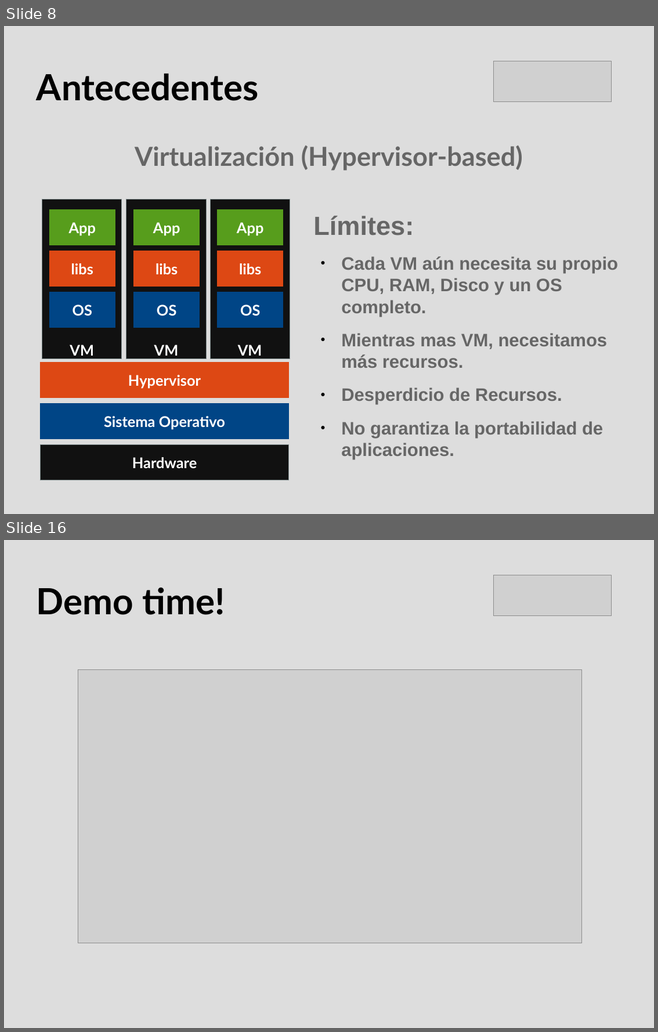
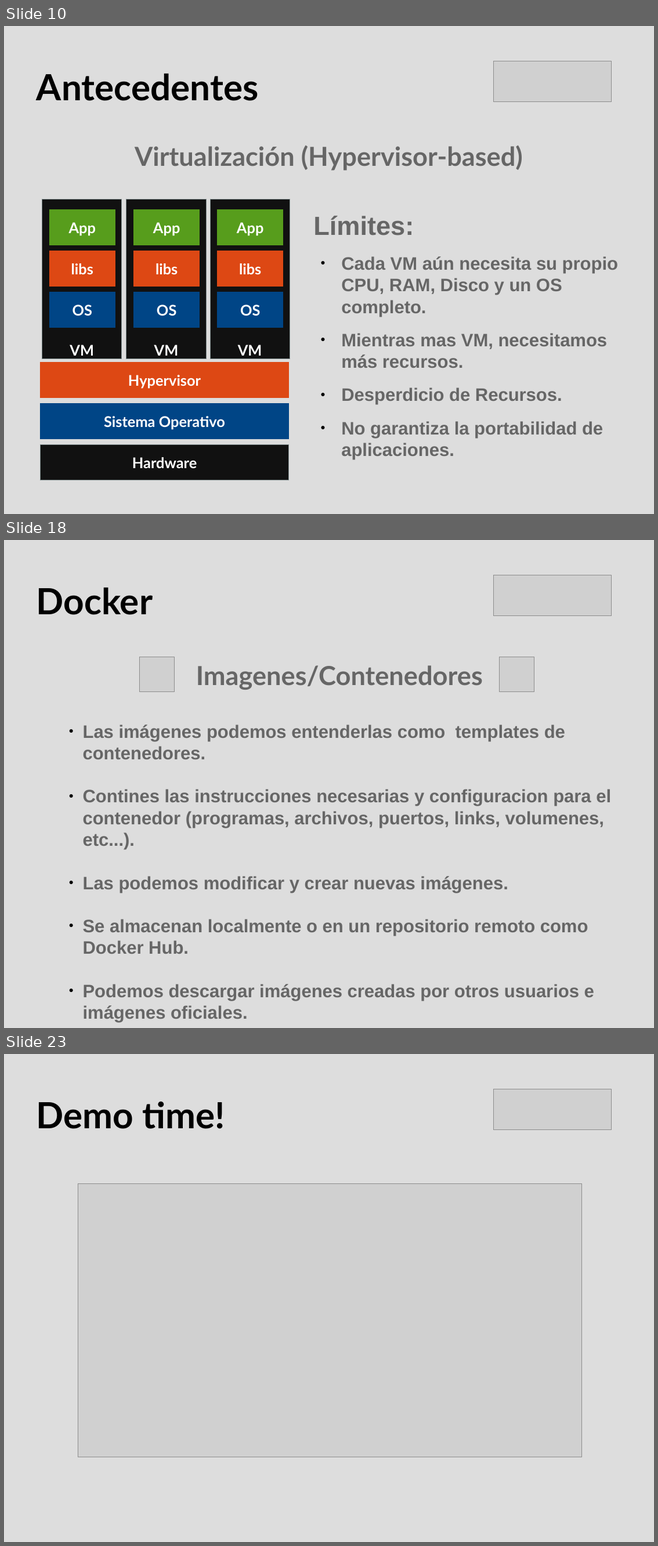
Before and after one commit to hdortiz/docker_rocc2015, a slide deck: presentacion.odp. Shown one above the other, each under a label of ours: slides 8 and 16 before the commit, slides 10, 18 and 23 after it; the slides between them are not shown. The pictures are 658x1032 and 658x1546 pixels, drawn with LibreOffice and Linux fonts; fonts in the diff are those of the drawing; grey boxes stand for pictures. Boxes give left, top, right and bottom in pixels: in the first picture for what was removed or moved away, otherwise in the second. Text is boxed around its words. In the diff, an @@ line names an element or a change of style, - is before the commit and + after.

Commit message:
Se agregaron diapositivas explicando los componentes y conceptos de docker como imagenes, contenedores, repositorios, docker hub, docker machine, docker compose, docker swarm

```diff
--- a/presentacion.odp
+++ b/presentacion.odp
@@ slide 18 added at bbox=[4, 540, 654, 1028], background #DDDDDD @@
@@ title added at bbox=[36, 588, 152, 615], 44 pt, text #000000, bold @@
+Docker
@@ picture added at bbox=[494, 575, 611, 616] @@
@@ picture added at bbox=[140, 657, 175, 691] @@
@@ picture added at bbox=[499, 657, 534, 691] @@
@@ text added at bbox=[196, 665, 482, 690], 32 pt, text #666666, bold @@
+Imagenes/Contenedores
@@ text added at bbox=[83, 724, 611, 1001], 22 pt, text #666666, bold @@
+● Las imágenes podemos entenderlas como templates de contenedores.
+● Contines las instrucciones necesarias y configuracion para el contenedor (programas, archivos, puertos, links, volumenes, etc...).
+● Las podemos modificar y crear nuevas imágenes.
+● Se almacenan localmente o en un repositorio remoto como Docker Hub.
+● Podemos descargar imágenes creadas por otros usuarios e imágenes oficiales.
@@ what was slide 8 is now slide 10 @@
@@ what was slide 16 is now slide 23 @@
```
Also in this commit, not shown: 7 slides changed, 9 other slides added, 3 slides removed, 3 other files.
